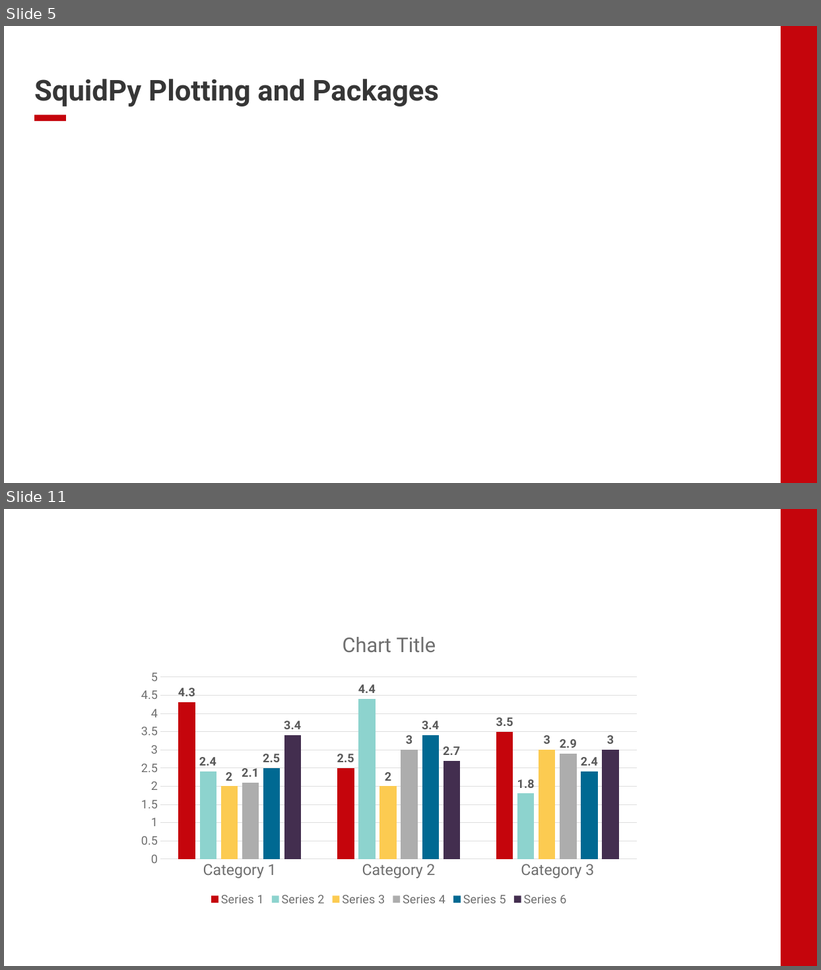
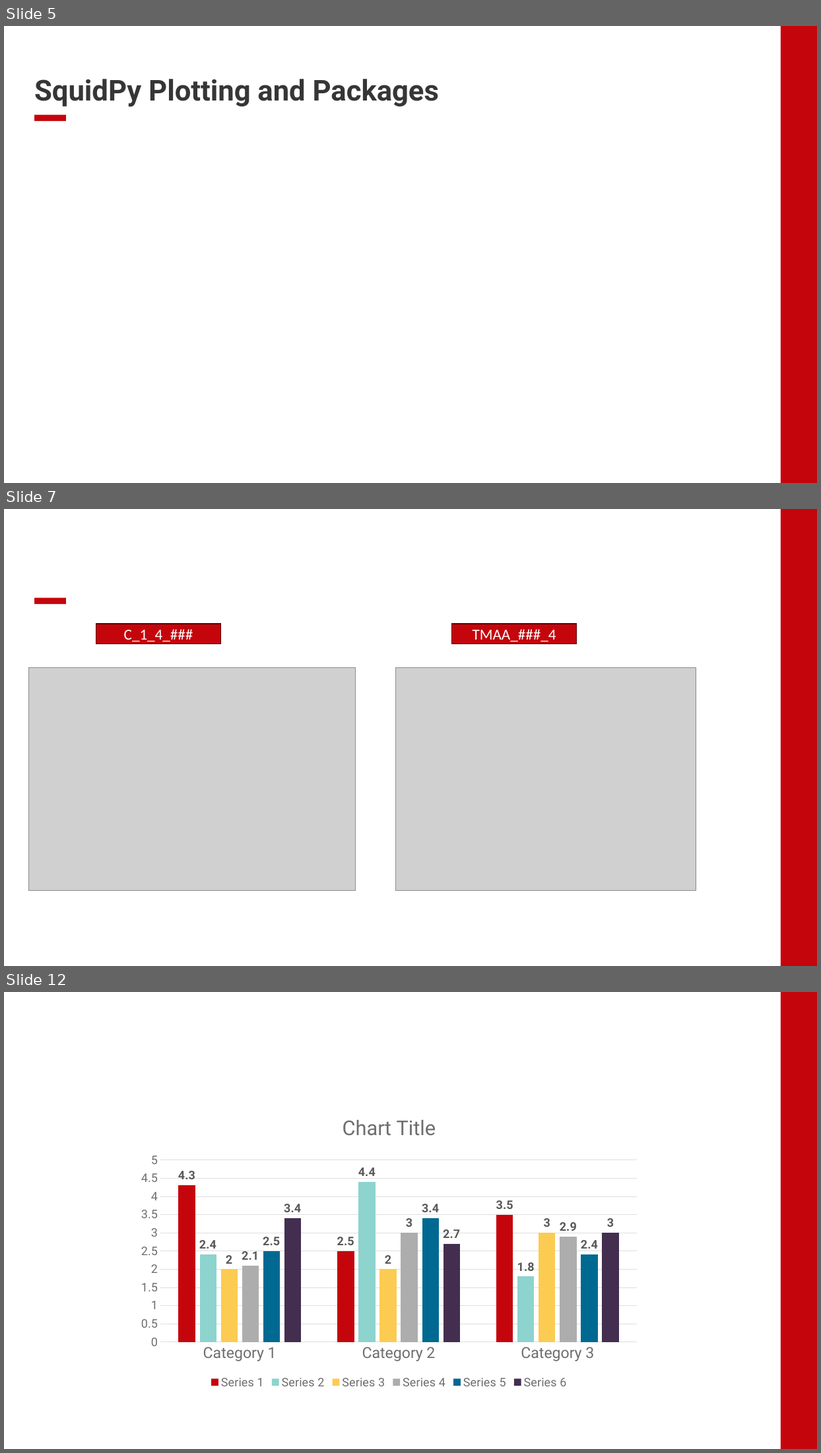
Before and after one commit to EDJohns/2025-Dinh-Lab-Research-Project, a slide deck: Shapiro 2025 Project/Weekly Updates/Week 1 Update.pptx. Shown one above the other, each under a label of ours: slides 5 and 11 before the commit, slides 5, 7 and 12 after it; the slides between them are not shown. The pictures are 821x970 and 821x1453 pixels, drawn with LibreOffice and Linux fonts; fonts in the diff are those of the drawing; grey boxes stand for pictures; background and template pictures are left out. Boxes give left, top, right and bottom in pixels: in the first picture for what was removed or moved away, otherwise in the second. Text is boxed around its words. In the diff, an @@ line names an element or a change of style, - is before the commit and + after.

```diff
--- a/Shapiro 2025 Project/Weekly Updates/Week 1 Update.pptx
+++ b/Shapiro 2025 Project/Weekly Updates/Week 1 Update.pptx
@@ slide 7 added at <box>4,509,817,966</box>, background #FFFFFF; not listed: 2 template elements that a slide beside it also shows @@
@@ rectangle added at <box>96,624,221,644</box>, fill #C5050C, outline #560205 1 pt, 18 pt, text #FFFFFF @@
+C_1_4_###
@@ rectangle added at <box>451,624,577,644</box>, fill #C5050C, outline #560205 1 pt, 18 pt, text #FFFFFF @@
+TMAA_###_4
@@ picture added at <box>29,667,355,891</box> @@
@@ picture added at <box>395,667,696,891</box> @@
@@ what was slide 11 is now slide 12 @@
```
Also in this commit, not shown: 2 slides changed, 3 other slides added, 3 slides removed, 5 other files.
